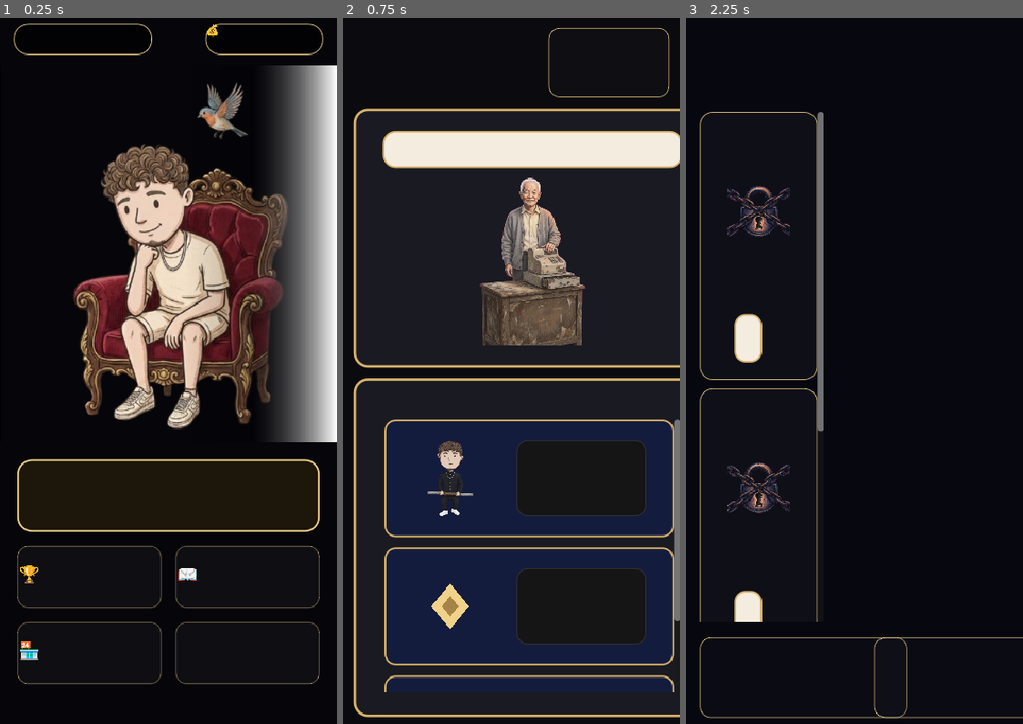
Above: before the commit, frames 1-3 (left to right).
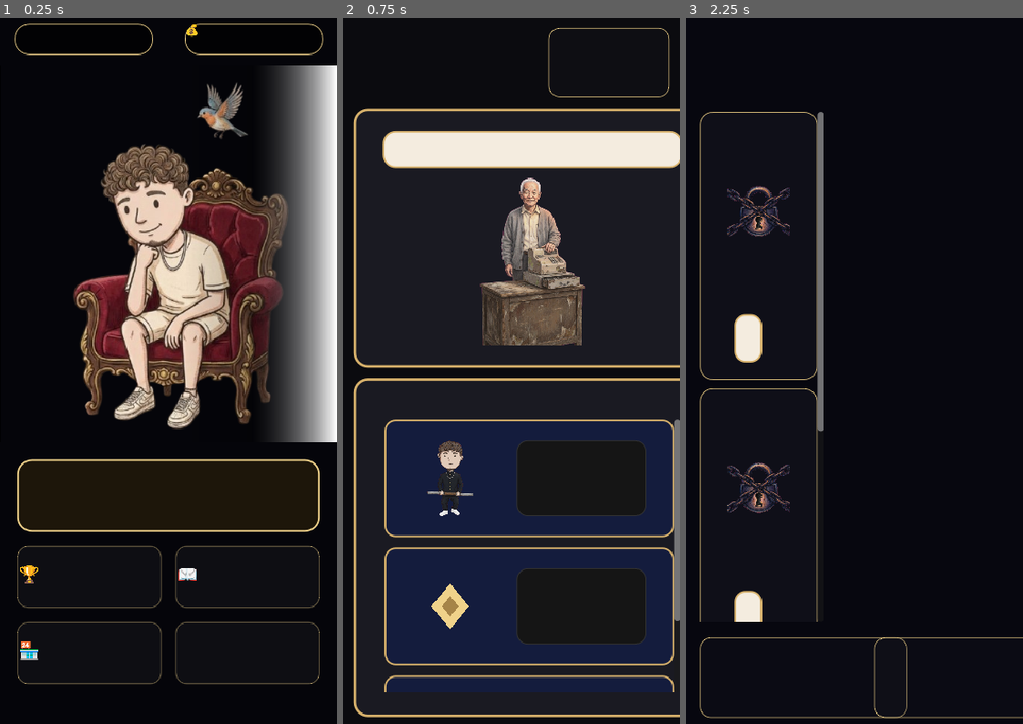
Above: after the commit, the same moments.

Repository: sudotti/inba-war
Game: Godot game, scene res://scenes/title.tscn
Same seed, same stepped clock (60 frames per second), same inputs: the game is played once before the commit and once after it.
Inputs (mouse positions are in pixels of both pictures, inside the frame that each line leads up to):
- Up to frame 1 (0.25 s): no input
- Up to frame 2 (0.75 s): click (433, 653) at 0.5 s
- Up to frame 3 (2.25 s): click "戻る" at 1.25 s; click (854, 498) at 2 s

The runs differ from the first frame. In frame 1, 0.2% of the frame differs, in the area x 4-66%, y 0-6%; in frame 2, nothing differs; in frame 3, nothing differs.

Commit message:
Fix title screen: remove version label, center pills, add 円 to yen

Diff:
--- a/scripts/title_screen.gd
+++ b/scripts/title_screen.gd
@@ -57,13 +57,13 @@
 	bar.add_child(left)
 
 	var name_pill := _make_pill(SaveStore.shown_name(), 160)
-	name_pill.anchor_left = 0.0
+	name_pill.anchor_left = 0.5
 	name_pill.anchor_top = 0.5
-	name_pill.anchor_right = 0.0
+	name_pill.anchor_right = 0.5
 	name_pill.anchor_bottom = 0.5
-	name_pill.offset_left = 16
+	name_pill.offset_left = -80
 	name_pill.offset_top = -18
-	name_pill.offset_right = 176
+	name_pill.offset_right = 80
 	name_pill.offset_bottom = 18
 	left.add_child(name_pill)
 
@@ -72,14 +72,14 @@
 	right.size_flags_horizontal = Control.SIZE_EXPAND_FILL
 	bar.add_child(right)
 
-	var yen_pill := _make_pill("💰 " + str(int(SaveStore.data.get("yen", 0))), 136)
-	yen_pill.anchor_left = 1.0
+	var yen_pill := _make_pill("💰 " + str(int(SaveStore.data.get("yen", 0))) + "円", 160)
+	yen_pill.anchor_left = 0.5
 	yen_pill.anchor_top = 0.5
-	yen_pill.anchor_right = 1.0
+	yen_pill.anchor_right = 0.5
 	yen_pill.anchor_bottom = 0.5
-	yen_pill.offset_left = -152
+	yen_pill.offset_left = -80
 	yen_pill.offset_top = -18
-	yen_pill.offset_right = -16
+	yen_pill.offset_right = 80
 	yen_pill.offset_bottom = 18
 	right.add_child(yen_pill)
 
@@ -307,18 +307,7 @@
 
 
 func _build_version() -> void:
-	var label := UiFont.label("v0.1.0", 12, Color(0.4, 0.35, 0.25, 0.6))
-	label.horizontal_alignment = HORIZONTAL_ALIGNMENT_CENTER
-	label.mouse_filter = Control.MOUSE_FILTER_IGNORE
-	label.anchor_left = 0.5
-	label.anchor_top = 810.0 / H
-	label.anchor_right = 0.5
-	label.anchor_bottom = 810.0 / H
-	label.offset_left = -50
-	label.offset_top = -8
-	label.offset_right = 50
-	label.offset_bottom = 8
-	add_child(label)
+	pass
 
 
 func _name_button() -> Button:
Not shown, changed: docs/index.html
Not shown, changed: docs/index.pck
